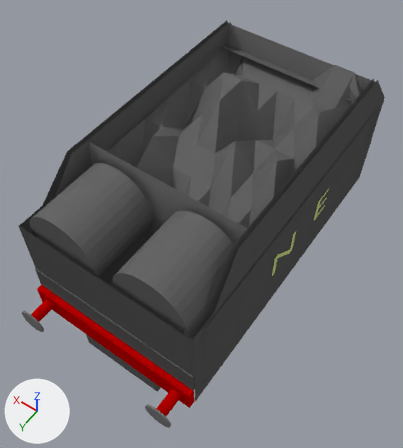
An edit to the Blender file trains/Locomotives/lner-v2-tender-wartime.blend, drawn before and after from the same camera.
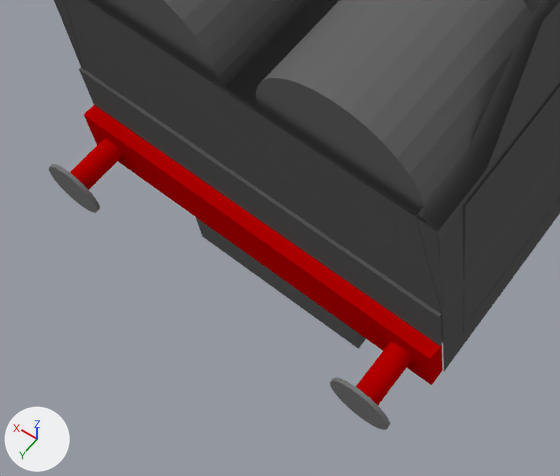
The first picture shows the older version from a 50 mm camera at (-2.21, 1.45, 6.23) aimed at (0.04, -1.7, 1.27). The close-ups show both versions on the part from 0% to 61% of the width and 53% to 100% of the height of that picture; other places that the commit changed are outside them. Every picture has the same lights, and +X, +Y and +Z are marked at lower left.

Script lines for the objects in view, before the commit:
```python
ob_cylinder_001_1 = bpy.data.objects.new('Cylinder_001', me_cylinder_mesh)
ob_cylinder_001_1.location = (-0.829, 0.051, 0.978)
ob_cylinder_001_1.rotation_euler = (1.571, 0.0, 3.142)  # degrees (90, 0, 180)
ob_cylinder_001_1.scale = (0.06, 0.06, 0.15)
ob_cylinder_002_1 = bpy.data.objects.new('Cylinder_002', me_cylinder_001_mesh)
ob_cylinder_002_1.location = (0.87, 0.051, 0.978)
ob_cylinder_002_1.rotation_euler = (1.571, 0.0, 3.142)  # degrees (90, 0, 180)
ob_cylinder_002_1.scale = (0.06, 0.06, 0.15)
ob_cylinder_005_1 = bpy.data.objects.new('Cylinder_005', me_cylinder_004_mesh)
ob_cylinder_005_1.location = (-0.824, 0.209, 0.977)
ob_cylinder_005_1.rotation_euler = (1.571, 0.0, 3.142)  # degrees (90, 0, 180)
ob_cylinder_005_1.scale = (0.15, 0.15, 0.009)
ob_cylinder_006_1 = bpy.data.objects.new('Cylinder_006', me_cylinder_005_mesh)
ob_cylinder_006_1.location = (0.861, 0.194, 0.977)
ob_cylinder_006_1.rotation_euler = (1.571, 0.0, 3.142)  # degrees (90, 0, 180)
ob_cylinder_006_1.scale = (0.15, 0.15, 0.009)
ob_plane_005 = bpy.data.objects.new('Plane.005', me_plane_013)
ob_plane_005.location = (0.0, 0.0, 0.0)
ob_plane_005.rotation_euler = (1.571, 0.0, -6.283)  # degrees (90, 0, -360)
ob_plane_005.scale = (1.0, 1.0, 0.666)
# also in view: 'Cylinder.013' at (-0.5, -0.59, 2.1); 'Plane.001' at (0.01, -1.87, 0.59); 'Plane_004.002' at (-1.0, -0.31, 1.55); 'Plane.006' at (0.01, -0.17, 1.29); 'Plane.010' at (-0.99, -1.97, 1.8)
```
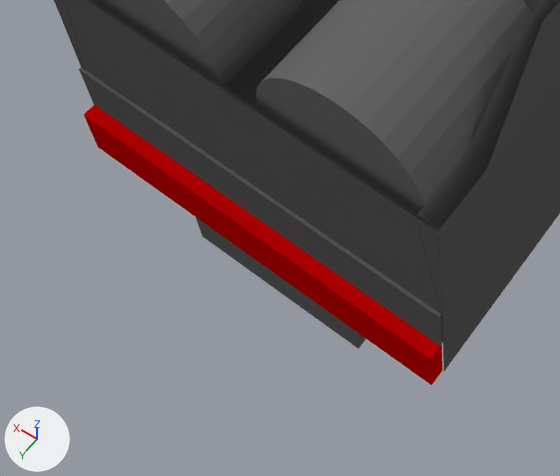
The change, as a diff of the scene's bpy script:
```diff
--- a/trains/Locomotives/lner-v2-tender-wartime.blend.py
+++ b/trains/Locomotives/lner-v2-tender-wartime.blend.py
@@ ob_cylinder_001_1 @@
 ob_cylinder_001_1.scale = (0.06, 0.06, 0.15)
+ob_cylinder_001_1.hide_set(True)  # its collection is switched off
@@ ob_cylinder_002_1 @@
 ob_cylinder_002_1.scale = (0.06, 0.06, 0.15)
+ob_cylinder_002_1.hide_set(True)  # its collection is switched off
@@ ob_cylinder_005_1 @@
 ob_cylinder_005_1.scale = (0.15, 0.15, 0.009)
+ob_cylinder_005_1.hide_set(True)  # its collection is switched off
@@ ob_cylinder_006_1 @@
 ob_cylinder_006_1.scale = (0.15, 0.15, 0.009)
+ob_cylinder_006_1.hide_set(True)  # its collection is switched off
```

Where the change shows, as pixel boxes (x1, y1, x2, y2) in the close-ups (560 x 476 px):
'Cylinder_001', hidden (red)
    before: (356, 342, 412, 405)
'Cylinder_005', hidden
    before: (330, 377, 390, 430)
'Cylinder_002', hidden (red)
    before: (70, 139, 122, 190)
'Cylinder_006', hidden
    before: (49, 164, 100, 213)
